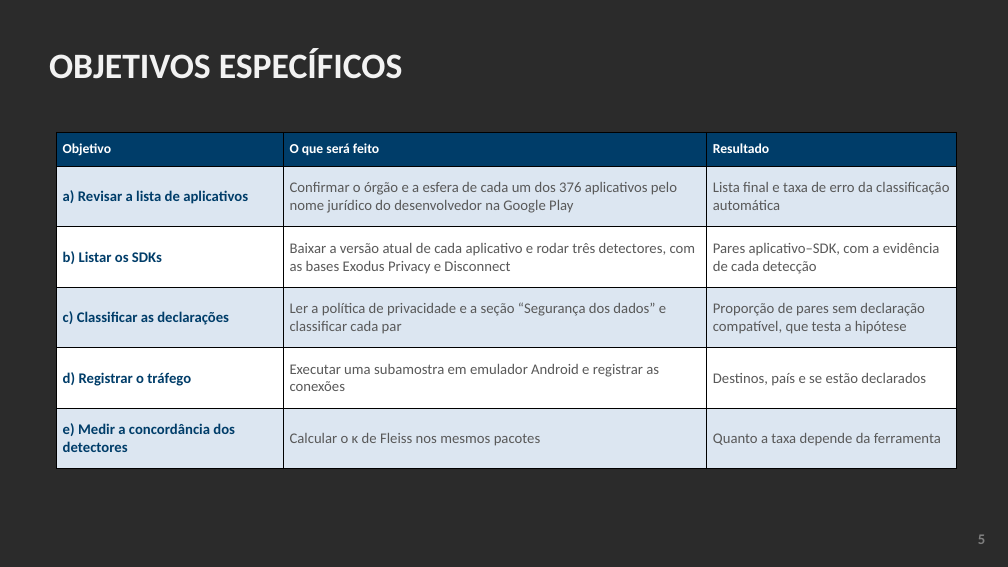
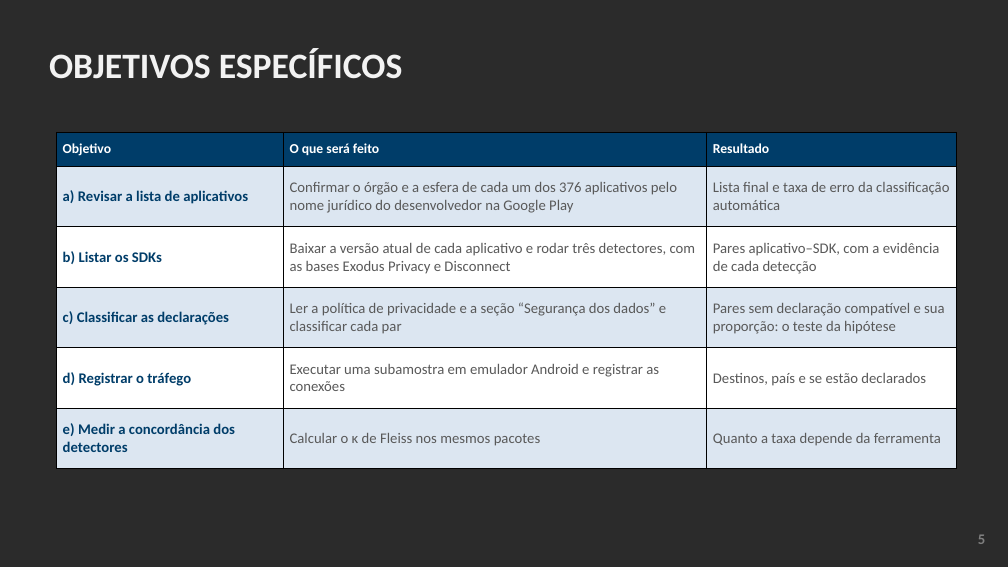
Before and after one commit to ClaudioAMF1/TCC, a slide deck: slide 5 of tcc/apresentacao/apresentacao-defesa-final.pptx. Drawn at 1008x567 pixels with LibreOffice and Linux fonts; fonts in the diff are those of the drawing; background and template pictures are left out; a plain dark background stands for a picture behind light text. Boxes give left, top, right and bottom in pixels: in the first picture for what was removed or moved away, otherwise in the second. Text is boxed around its words. In the diff, an @@ line names an element or a change of style, - is before the commit and + after.

```diff
--- a/tcc/apresentacao/apresentacao-defesa-final.pptx
+++ b/tcc/apresentacao/apresentacao-defesa-final.pptx
@@ table at [57,132,957,469] @@
-row 4, column 3: Proporção de pares sem declaração compatível, que testa a hipótese
+row 4, column 3: Pares sem declaração compatível e sua proporção: o teste da hipótese
```
Also in this commit, not shown: 4 other slides changed, 9 other files.
